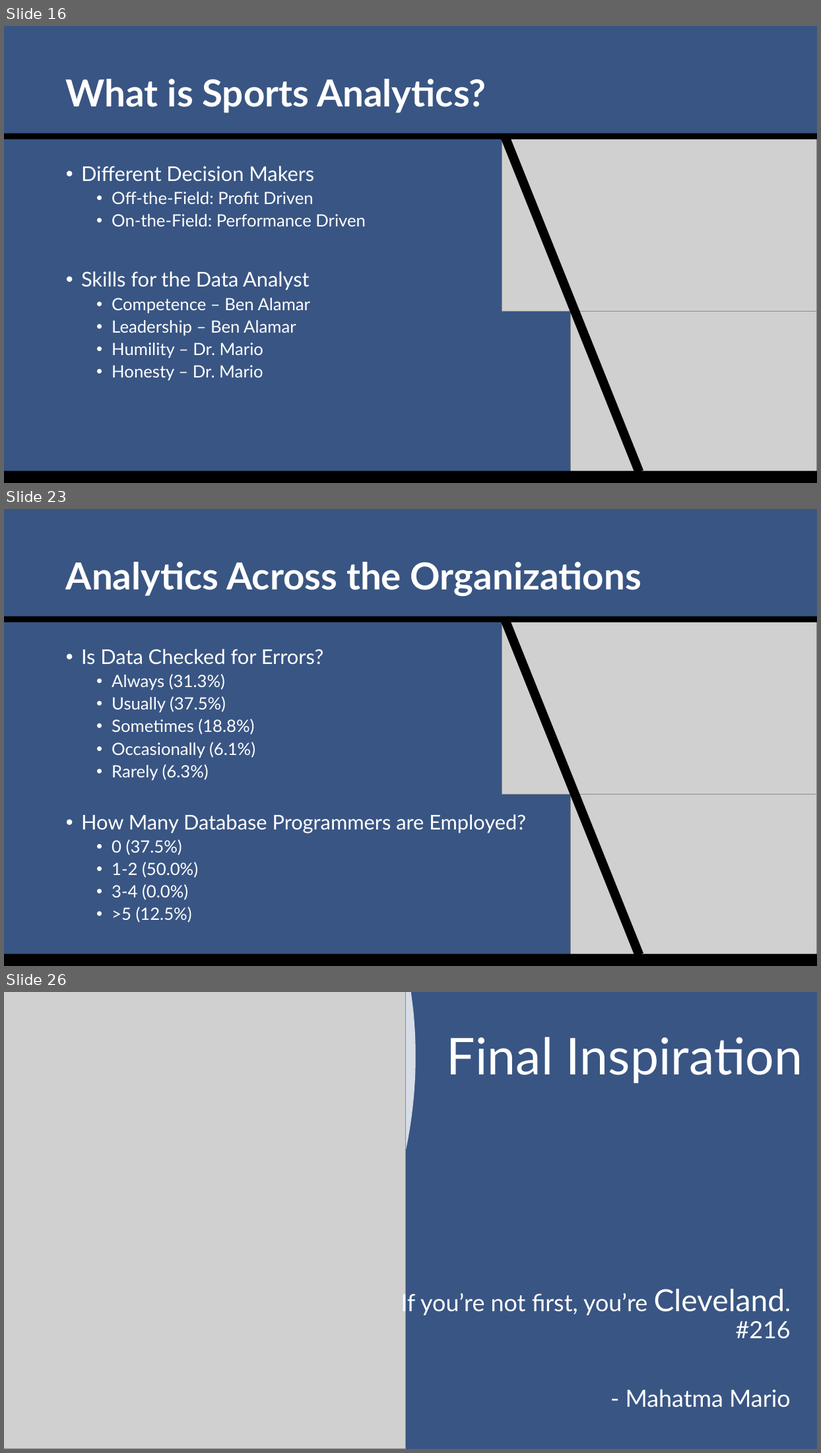
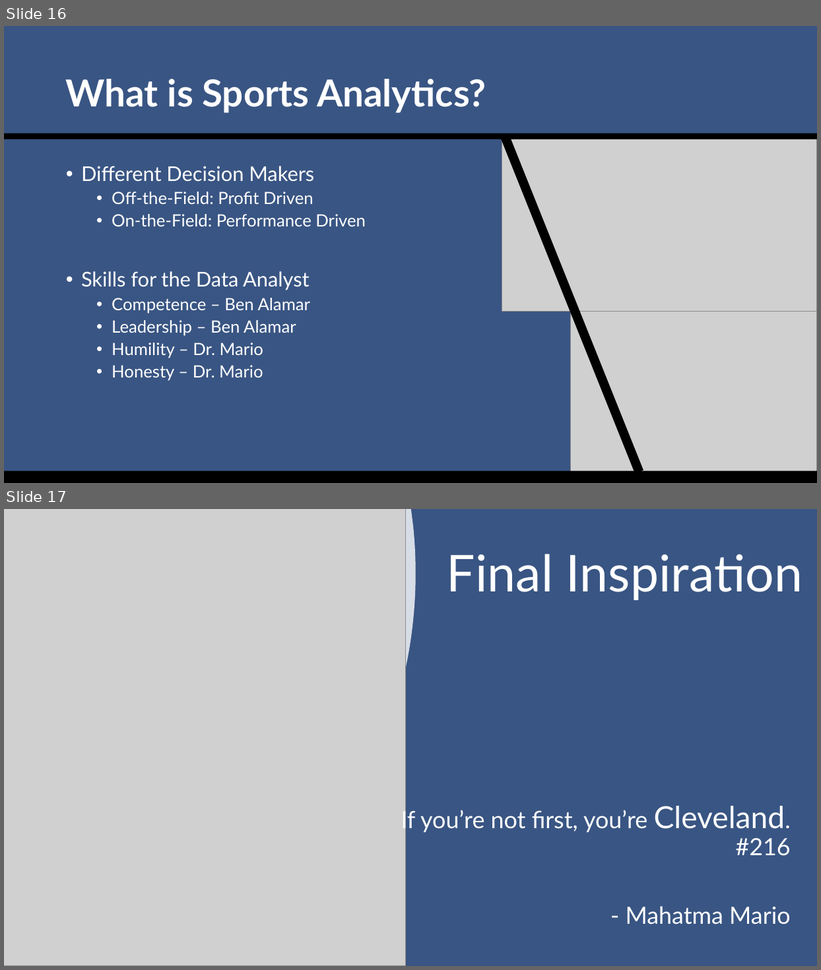
Before and after one commit to SuperMarioGiacomazzo/STOR390_WEBSITE, a slide deck: Slides/Sports Analytics 1/Sports_Analytics_1_Lecture.pptx. Shown one above the other, each under a label of ours: slides 16, 23 and 26 before the commit, slides 16 and 17 after it; the slides between them are not shown. The pictures are 821x1453 and 821x970 pixels, drawn with LibreOffice and Linux fonts; fonts in the diff are those of the drawing; grey boxes stand for pictures. Boxes give left, top, right and bottom in pixels: in the first picture for what was removed or moved away, otherwise in the second. Text is boxed around its words. In the diff, an @@ line names an element or a change of style, - is before the commit and + after.

```diff
--- a/Slides/Sports Analytics 1/Sports_Analytics_1_Lecture.pptx
+++ b/Slides/Sports Analytics 1/Sports_Analytics_1_Lecture.pptx
@@ slide 23 removed at [4, 509, 817, 966], background #395583 @@
@@ title removed at [66, 562, 642, 596] @@
-Analytics Across the Organizations
@@ rectangle removed at [4, 617, 817, 623] @@
@@ rectangle removed at [500, 617, 644, 957] @@
@@ picture removed at [502, 623, 817, 795] @@
@@ text removed at [81, 649, 526, 923] @@
-• Is Data Checked for Errors?
-  • Always (31.3%)
-  • Usually (37.5%)
-  • Sometimes (18.8%)
-  • Occasionally (6.1%)
-  • Rarely (6.3%)
-• How Many Database Programmers are Employed?
-  • 0 (37.5%)
-  • 1-2 (50.0%)
-  • 3-4 (0.0%)
-  • >5 (12.5%)
@@ picture removed at [571, 795, 817, 966] @@
@@ rectangle removed at [4, 955, 817, 966] @@
@@ what was slide 26 is now slide 17 @@
```
Also in this commit, not shown: 8 other slides removed, 12 other files.
